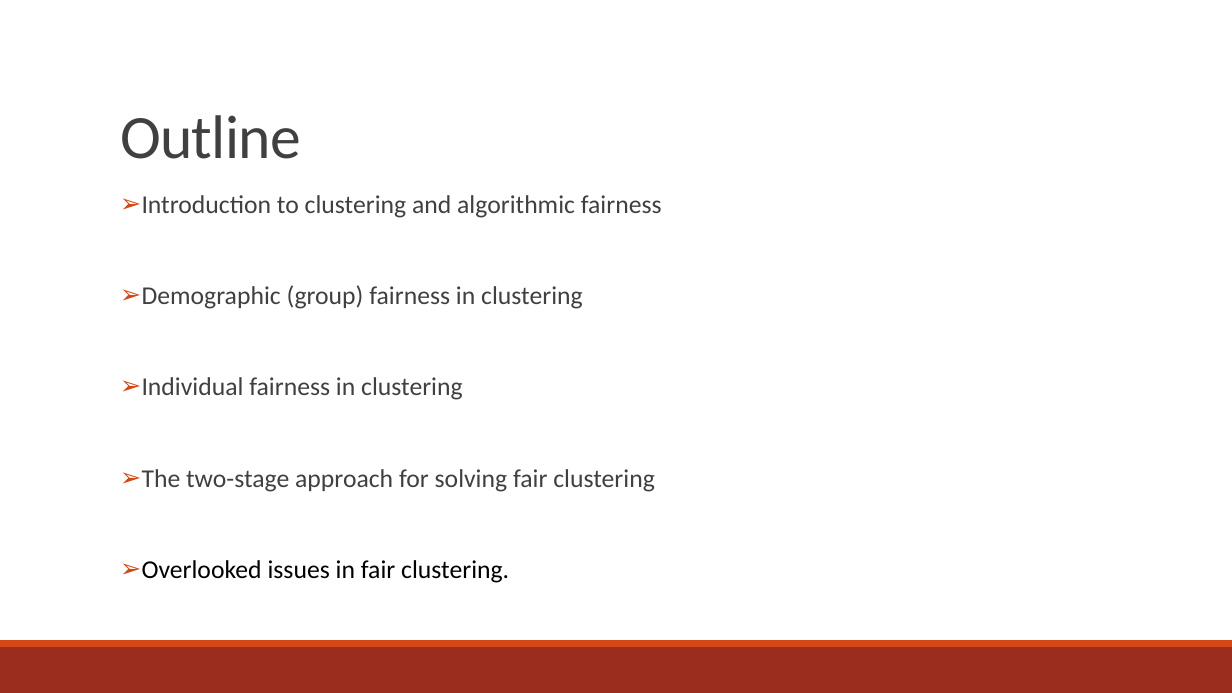
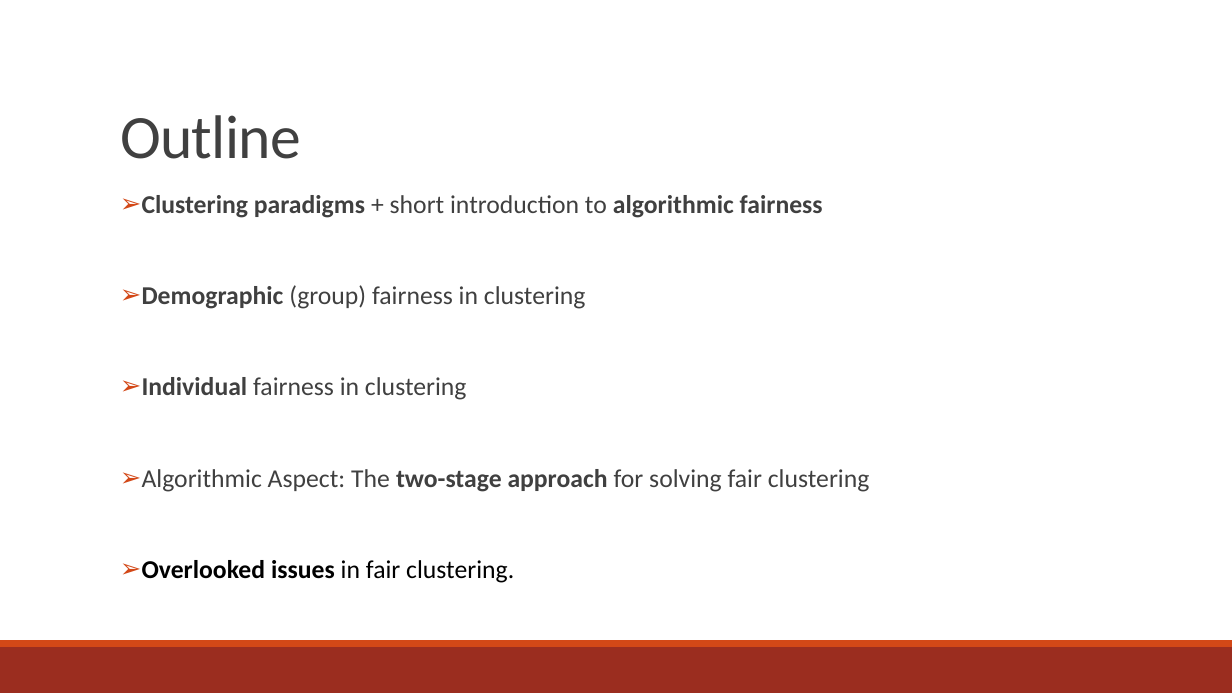
Before and after one commit to faircluster/faircluster.github.io, a slide deck: slide 2 of files/fair-clustering-tutorial-aaai22-slides1.pptx. Drawn at 1232x693 pixels with LibreOffice and Linux fonts; fonts in the diff are those of the drawing. Boxes give left, top, right and bottom in pixels: in the first picture for what was removed or moved away, otherwise in the second. Text is boxed around its words. In the diff, an @@ line names an element or a change of style, - is before the commit and + after.

Commit message:
Updated slides

```diff
--- a/files/fair-clustering-tutorial-aaai22-slides1.pptx
+++ b/files/fair-clustering-tutorial-aaai22-slides1.pptx
@@ text at bbox=[142, 195, 823, 218]: text changed; bold on @@
-➢ Introduction to clustering and algorithmic fairness
+➢ Clustering paradigms + short introduction to algorithmic fairness
@@ text at bbox=[142, 285, 586, 583]: bold on in "Demographic", "Individual", "Overlooked issues" @@
@@ text at bbox=[142, 469, 870, 492]: text changed @@
-➢ The two-stage approach for solving fair clustering
+➢ Algorithmic Aspect: The two-stage approach for solving fair clustering
```
Also in this commit, not shown: 18 other slides changed, 18 slides added, 1 slide removed, 6 other files.
